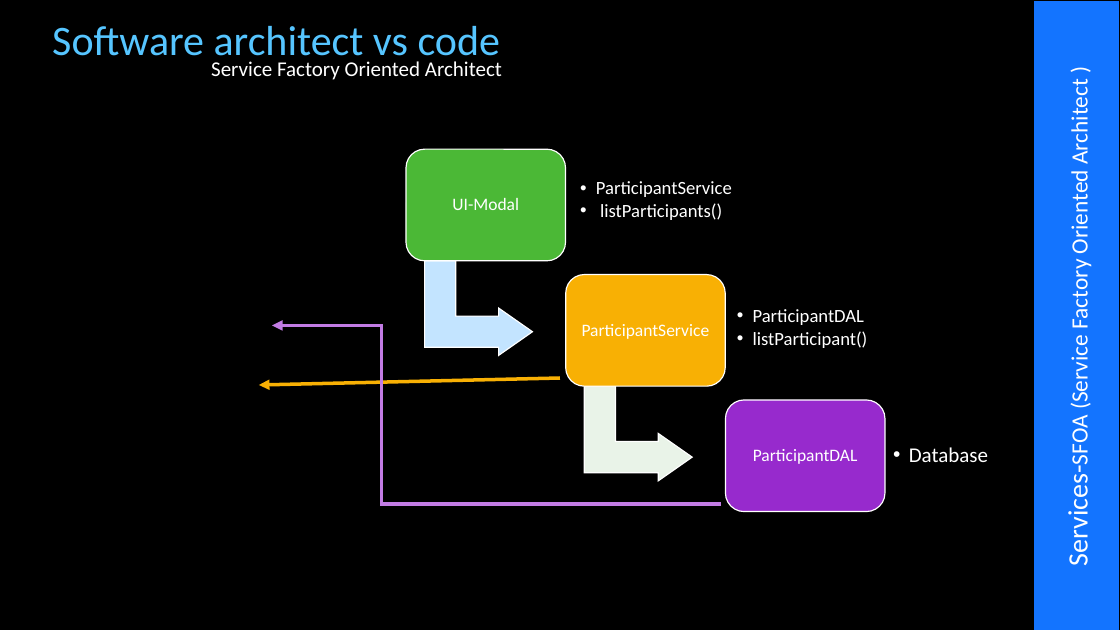
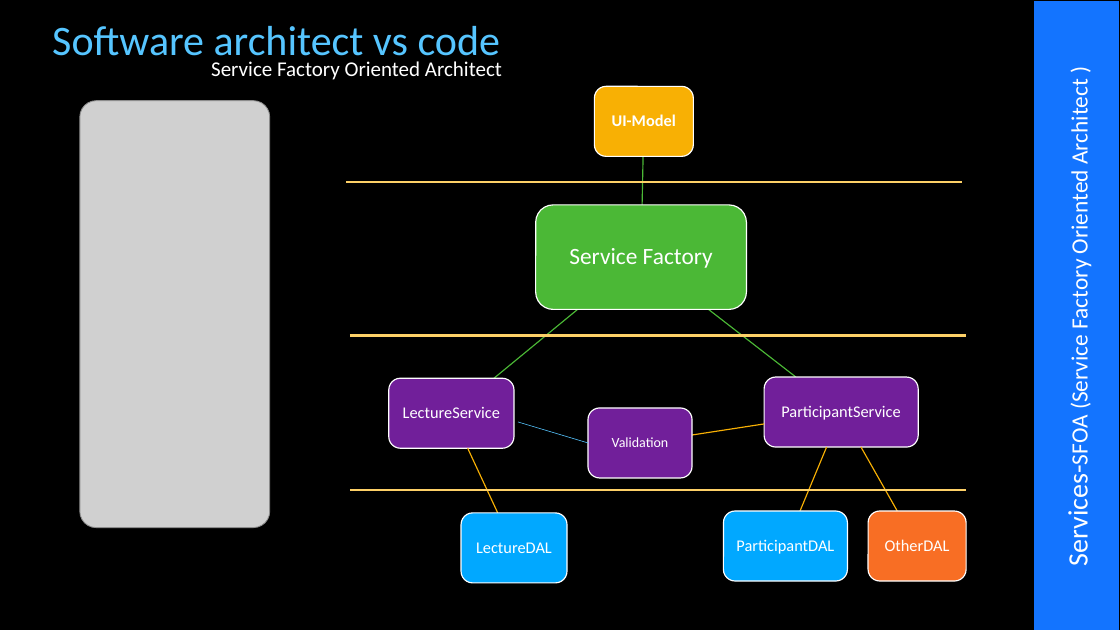
Before and after one commit to cfclick/CFSummit2016, a slide deck: slide 30 of powerpoint/architect/Architectural Perspective for ColdFusion Applications.pptx. Drawn at 1120x630 pixels with LibreOffice and Linux fonts; fonts in the diff are those of the drawing; grey boxes stand for pictures; background and template pictures are left out. Boxes give left, top, right and bottom in pixels: in the first picture for what was removed or moved away, otherwise in the second. Text is boxed around its words. In the diff, an @@ line names an element or a change of style, - is before the commit and + after.

Commit message:
service factory page added

```diff
--- a/powerpoint/architect/Architectural Perspective for ColdFusion Applications.pptx
+++ b/powerpoint/architect/Architectural Perspective for ColdFusion Applications.pptx
@@ picture added at [80, 101, 270, 528] @@
@@ line added from (346, 182) to (962, 182), #FDD067 2.25 pt @@
@@ rounded rectangle: place and size @@
-rounded rectangle at [406, 150, 565, 261]
+rounded rectangle at [536, 205, 747, 309]
@@ rounded rectangle at [536, 205, 747, 309]: proportions changed @@
@@ elbow arrow removed from (721, 504) to (272, 325) @@
@@ line added from (350, 336) to (966, 336), #FDD067 2.25 pt @@
@@ arrow removed from (560, 378) to (259, 385) @@
@@ rounded rectangle: place and size @@
-rounded rectangle at [725, 400, 885, 512]
+rounded rectangle at [764, 377, 918, 447]
@@ rounded rectangle at [764, 377, 918, 447]: fill #972ACD to #71209A; proportions changed @@
@@ text "ParticipantService" at [781, 406, 900, 420]: size 15 to 14 pt @@
@@ text "ParticipantService": place and size @@
-text "ParticipantService" at [582, 324, 710, 339]
+text "ParticipantService" at [781, 406, 900, 420]
@@ line added from (518, 422) to (588, 443), #56C5FF 0.5 pt @@
@@ group removed at [425, 181, 988, 481]: 4 texts, 2 bent up arrows, 1 rounded rectangle @@
-UI-Modal
-  • ParticipantService
-  • listParticipants()
-  • ParticipantDAL
-  • listParticipant()
-  • Database
@@ line added from (350, 490) to (966, 490), #FDD067 2.25 pt @@
@@ text "ParticipantDAL": place and size @@
-text "ParticipantDAL" at [753, 449, 858, 464]
+text "ParticipantDAL" at [736, 539, 834, 554]
@@ text "ParticipantDAL" at [736, 539, 834, 554]: size 15 to 14 pt @@
@@ group added at [389, 87, 966, 583]: 7 freeform shapes, 6 texts, 6 rounded rectangles @@
+Service Factory
+UI-Model
+OtherDAL
+Validation
+LectureService
+LectureDAL
```
Also in this commit, not shown: 1 other slide changed.
